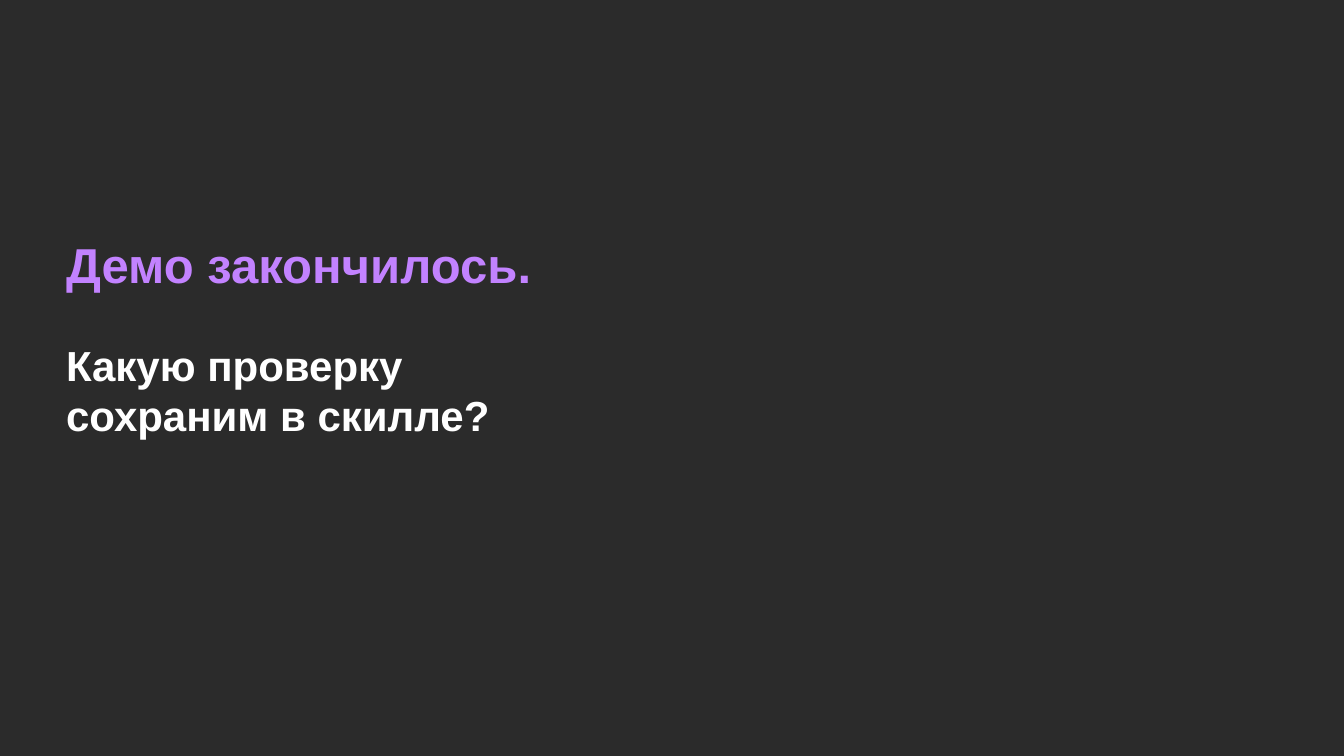
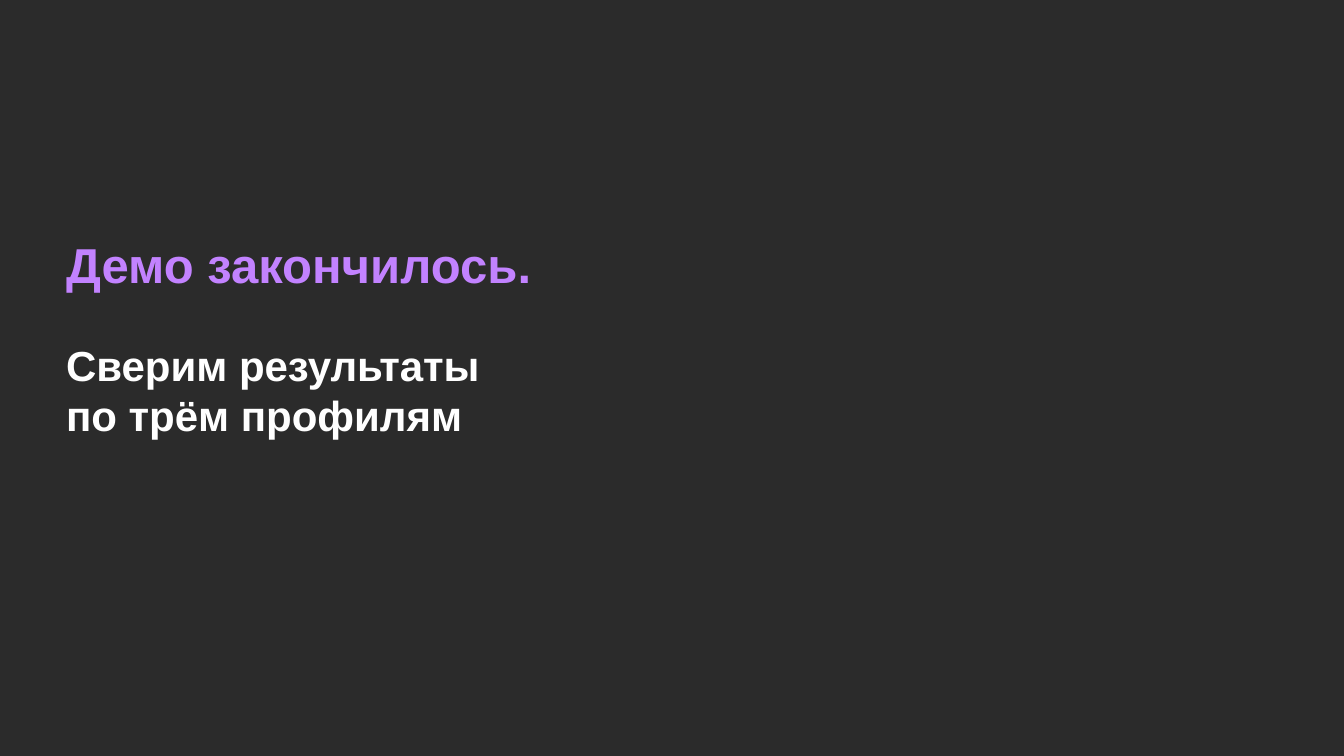
Before and after one commit to Da6ka/ta-meetup-ai-sourcing-2026-11-19, a slide deck: slide 20 of materials/spb-it-recruiter-meetup.pptx. Drawn at 1344x756 pixels with LibreOffice and Linux fonts; fonts in the diff are those of the drawing; background and template pictures are left out; a plain dark background stands for a picture behind light text. Boxes give left, top, right and bottom in pixels: in the first picture for what was removed or moved away, otherwise in the second. Text is boxed around its words. In the diff, an @@ line names an element or a change of style, - is before the commit and + after.

```diff
--- a/materials/spb-it-recruiter-meetup.pptx
+++ b/materials/spb-it-recruiter-meetup.pptx
@@ text at [66,351,480,439]: text changed @@
-Какую проверку
-сохраним в скилле?
+Сверим результаты
+по трём профилям
```
Also in this commit, not shown: 1 other slide changed, 2 slides added, 2 slides removed, 1 other file.
